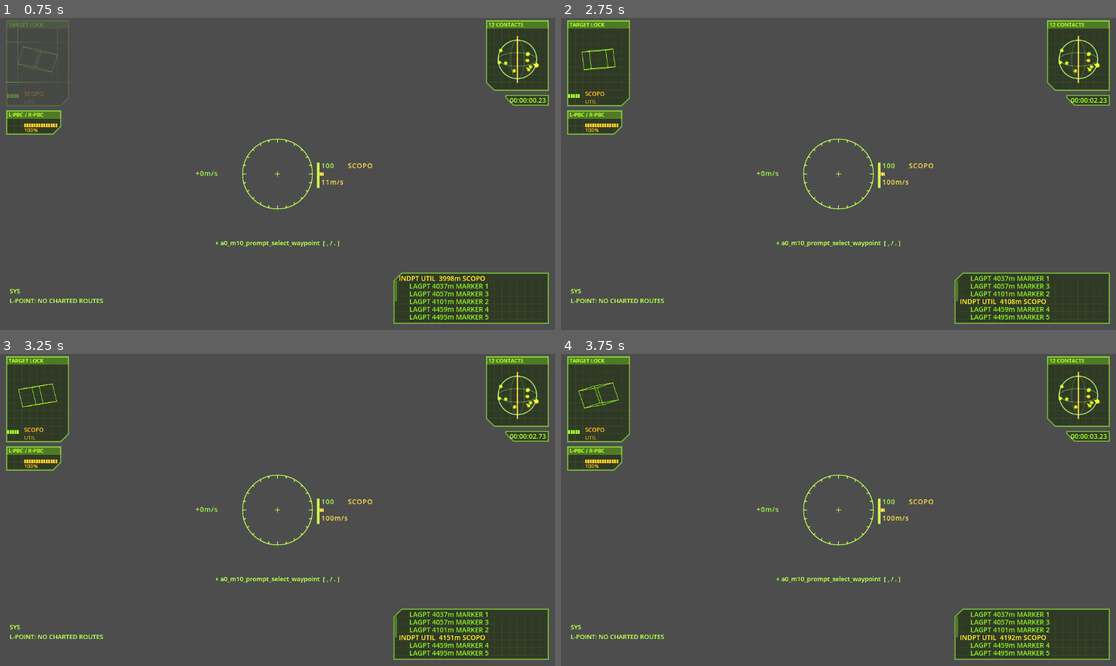
Above: before the commit, frames 1-4 (two rows, left to right).
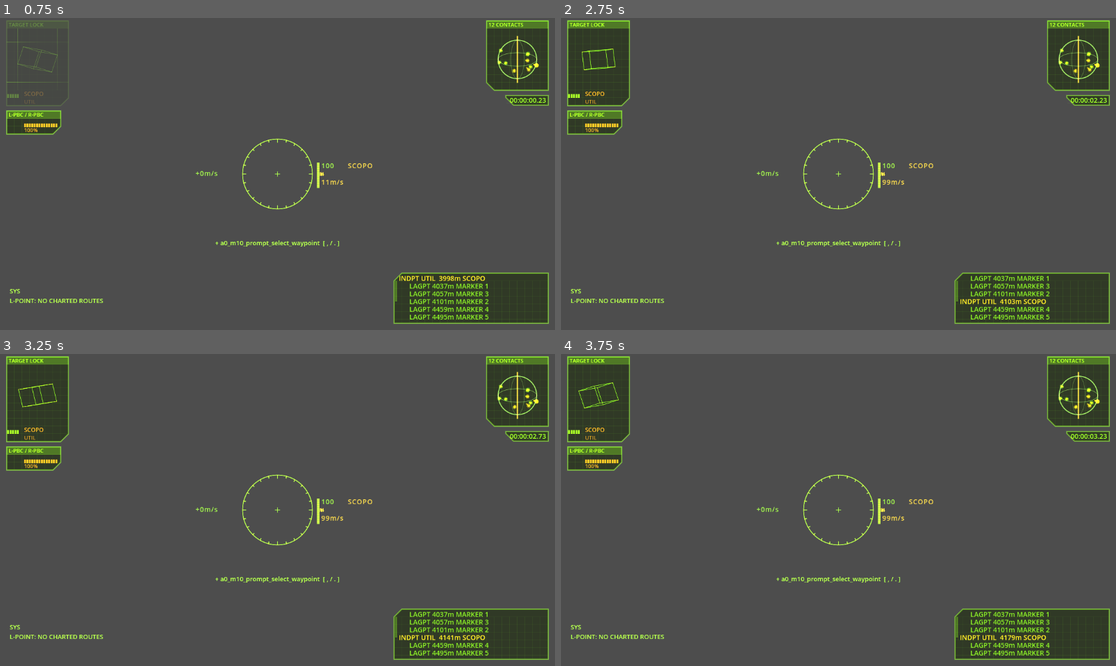
Above: after the commit, the same moments.

Repository: jleclanche/iw2-remaster
Game: Godot game, scene res://scenes/main.tscn
Two runs of this game, one before a commit and one after it. Both use one fixed random seed, a clock stepped at 60 frames per second and the inputs below.
Inputs (mouse positions are in pixels of both pictures, inside the frame that each line leads up to):
- Up to frame 1 (0.75 s): tap Enter at 0.5 s; drag from (277, 174) to (333, 105) at 0.52 s
- Up to frame 2 (2.75 s): move the mouse to (810, 174) at 1.27 s; hold Up from 1.28 s (still down); tap Keypad Enter at 1.35 s; tap Space at 1.52, 1.82 s; move the mouse to (849, 167) at 2.02 s; tap Backspace at 2.1 s
- Up to frame 3 (3.25 s): keep holding Up; move the mouse to (271, 516) at 2.77 s; tap O at 2.85 s; click (271, 516) at 2.92 s; tap Space at 3.02 s
- Up to frame 4 (3.75 s): keep holding Up; tap Space at 3.32 s; move the mouse to (877, 513) at 3.52 s; tap M at 3.6 s

Frame 1 is identical in both runs. In frame 2, less than 0.1% of the frame differs, in the area x 57-94%, y 16-92%; in frame 3, less than 0.1%; in frame 4, less than 0.1%.
Error in both runs: Unable to iterate on object of type 'Nil'. (res://scripts/pog/natives/world.gd:399)

Commit message:
flight: brake autopilot/AI onto heading instead of overshooting
The player autopilot and the AI pilots both steered with a naive
proportional yoke (input_rotate = pitch*2), which commanded full turn
rate right up to the mark. Against the flight model's angular-accel ramp
the ship could not shed that rate in time, so it swung past the target
and ping-ponged until it bled off -- nasty on every approach/dock/formate.

The original routes both through icAITarget::ComputeAngularControl
(iwar2.dll @ 0x1005e32c): the player's autopilot IS an AutopilotApproach
order on the player's own icAIPilot (icPlayerPilot::EngageAutopilotApproach
0x100afbc0), so player and AI share one controller. Per euler axis,
ComputeJourneyComponent (0x10058f6e) solves the peak rate of a symmetric
accelerate/decelerate profile that arrives at the heading with zero
residual rate -- vp = sqrt((w^2 + 2*a*|e|)/2) -- and ComputeAngularYoke
(0x1005e0ed) emits it as a yoke fraction (rate / max rate). The flight
computer thus eases off BEFORE the nose reaches the mark and settles.

Ported to ShipFlight.angular_yoke with the extracted tuning statics
(m_angular_damping_distance 0.05, m_angular_completion_distance 0.002,
m_angular_completion_velocity 0.017 rad; iwar2.dll 0x1015c3c*). Verified
numerically over the two-stage loop: from rest (how the autopilot engages)
overshoot is 0.00 deg across tug and fighter turns, settling within the
completion tolerance. Roll banking (ComputeAnglesForNormal) is left out;
callers still hold input_rotate.z at 0.

Co-Authored-By: Claude Opus 4.8 (1M context) <noreply@anthropic.com>
Claude-Session: https://claude.ai/code/session_01HWJrR3AXvEtDvyoEHtU8yL

Diff:
--- a/game/scripts/ai_ship.gd
+++ b/game/scripts/ai_ship.gd
@@ -341,12 +341,14 @@
 
 func _steer_toward(point: Vector3, _delta: float) -> float:
 	# steer through the flight model's angular dynamics (input_rotate) so AI
-	# ships turn like ships, not turrets
+	# ships turn like ships, not turrets. icAITarget::ComputeAngularControl
+	# (0x1005e32c) via angular_yoke: brake onto the heading time-optimally rather
+	# than overshoot -- the same controller the player autopilot uses.
 	var local := (point - global_position) * global_transform.basis
 	var pitch := atan2(local.y, -local.z)
 	var yaw := atan2(-local.x, -local.z)
-	input_rotate.x = clampf(pitch * 2.0, -1.0, 1.0)
-	input_rotate.y = clampf(yaw * 2.0, -1.0, 1.0)
+	input_rotate.x = angular_yoke(pitch, angular_velocity.x, 0)
+	input_rotate.y = angular_yoke(yaw, angular_velocity.y, 1)
 	input_rotate.z = 0.0
 	return Vector2(pitch, yaw).length()
 
--- a/game/scripts/main_camera.gd
+++ b/game/scripts/main_camera.gd
@@ -224,8 +224,13 @@
 	_face_dir(p)
 
 func _face_dir(p: Vector3) -> void:
+	# icAITarget::ComputeAngularControl (0x1005e32c): steer each euler axis with
+	# the time-optimal braking controller so the nose arrives ON the heading with
+	# zero residual rate instead of overshooting and ping-ponging back (the naive
+	# pitch*2 proportional steer had no brake against the flight model's angular
+	# ramp). ship.angular_yoke carries the extracted law.
 	var local := p * ship.global_transform.basis
 	var pitch := atan2(local.y, -local.z)
 	var yaw := atan2(-local.x, -local.z)
-	ship.input_rotate.x = clampf(pitch * 2.0, -1.0, 1.0)
-	ship.input_rotate.y = clampf(yaw * 2.0, -1.0, 1.0)
+	ship.input_rotate.x = ship.angular_yoke(pitch, ship.angular_velocity.x, 0)
+	ship.input_rotate.y = ship.angular_yoke(yaw, ship.angular_velocity.y, 1)
--- a/game/scripts/ship_flight.gd
+++ b/game/scripts/ship_flight.gd
@@ -190,6 +190,78 @@
 	velocity = b * v_local
 	global_position += velocity * delta
 
+# --- autopilot / AI angular controller (icAITarget) ---
+# Exported tuning statics in iwar2.dll (icAITarget::m_*), read from the PE:
+const AI_ANG_DAMP_DIST := 0.05    # m_angular_damping_distance @ 0x1015c3cc (rad)
+const AI_ANG_DONE_DIST := 0.002   # m_angular_completion_distance @ 0x1015c3c8 (rad)
+const AI_ANG_DONE_VEL := 0.017    # m_angular_completion_velocity @ 0x1015c3c4 (rad/s)
+
+## One euler axis of the AI/autopilot orientation controller, ported from
+## icAITarget::ComputeJourneyComponent (iwar2.dll @ 0x10058f6e) and its yoke
+## conversion ComputeAngularYoke (0x1005e0ed). Both the player autopilot
+## (main._face_dir) and the AI pilots (AiShip._steer_toward) run through
+## icAITarget::ComputeAngularControl (0x1005e32c) in the original -- the player's
+## autopilot IS an AutopilotApproach order on the player's OWN icAIPilot
+## (icPlayerPilot::EngageAutopilotApproach 0x100afbc0) -- so they share this.
+##
+## `e` is the signed angle error (rad) to null on this axis, `w` the ship's
+## current body rate (rad/s) about it (angular_velocity[axis]); `axis` picks
+## pitch/yaw/roll for the authored accel and rate. Returns the yoke fraction
+## (-1..1) to write to input_rotate[axis].
+##
+## The law: from the current rate, solve the peak rate of a symmetric
+## accelerate-then-decelerate profile that reaches the target heading with zero
+## residual rate -- vp = sqrt((w^2 + 2*a*|e|) / 2), the 2 is _DAT_10119ec8 -- and
+## command it, so the flight computer eases off BEFORE the mark and settles
+## instead of ping-ponging past it (the brake the replaced pitch*2 proportional
+## steer lacked). Inside m_angular_damping_distance the accel scales down for a
+## soft landing; within completion distance AND rate the axis is done and the
+## yoke releases. Modelled for a static target (target rate 0) with skill and
+## control authority 1 (the player-autopilot defaults); roll banking
+## (ComputeAnglesForNormal) is not modelled -- callers leave input_rotate.z at 0.
+func angular_yoke(e: float, w: float, axis: int) -> float:
+	var boost := 1.0 if assist else angular_speed_boost
+	var a := deg_to_rad(turn_accel[axis]) * boost * tow_torque_scale[axis]
+	var vmax := deg_to_rad(turn_rate[axis]) * boost
+	if a <= 0.0 or vmax <= 0.0:
+		return 0.0
+	# completion snap (target rate 0): both the rate and the angle within
+	# tolerance -> the axis is settled, release the yoke (ComputeAngularControl
+	# marks the axis complete and ComputeAngularYoke emits 0 for a zero command)
+	var rate_done := absf(w) < AI_ANG_DONE_VEL
+	if rate_done and absf(e) < AI_ANG_DONE_DIST:
+		return 0.0
+	var dt := get_physics_process_delta_time()
+	# local_8 = accel in the closing sense, local_10 = the opposing decel,
+	# picked by the sign of the error
+	var a8 := a if e >= 0.0 else -a
+	var a10 := -a if e >= 0.0 else a
+	# soft landing inside the damping distance (floored at 0.01 of the accel)
+	if absf(e) < AI_ANG_DAMP_DIST:
+		var s := maxf(absf(e) / AI_ANG_DAMP_DIST, 0.01)
+		a8 *= s
+		a10 *= s
+	# peak rate of the accel/decel profile, signed by the error
+	var peak := sqrt(maxf((w * w * a10 + 2.0 * a8 * a10 * e) / (a10 - a8), 0.0))
+	var v_peak := peak if e >= 0.0 else -peak
+	var t_acc := (v_peak - w) / a8   # time to accelerate from w up to the peak
+	var w_cmd: float
+	if t_acc >= dt:
+		w_cmd = v_peak               # still accelerating for the whole frame
+	elif t_acc <= 0.0:
+		# already at/past the peak: null the residual angle this frame if the
+		# rate is within completion, else coast to the target rate (0) -- braking
+		w_cmd = e / dt if rate_done else 0.0
+	else:
+		# the peak lands mid-frame: average the accel and decel sub-steps
+		var rate_at_peak := a8 * t_acc + w
+		var t_rem := dt - t_acc
+		var avg := (rate_at_peak + w) * 0.5
+		w_cmd = 2.0 * (avg * t_acc + a10 * 0.5 * t_rem * t_rem
+			+ rate_at_peak * t_rem) / dt - w
+	# ComputeAngularYoke: target rate / max rate, clamped to the stops
+	return clampf(w_cmd / vmax, -1.0, 1.0)
+
 func thrusting() -> bool:
 	return input_thrust.length() > 0.05
 
